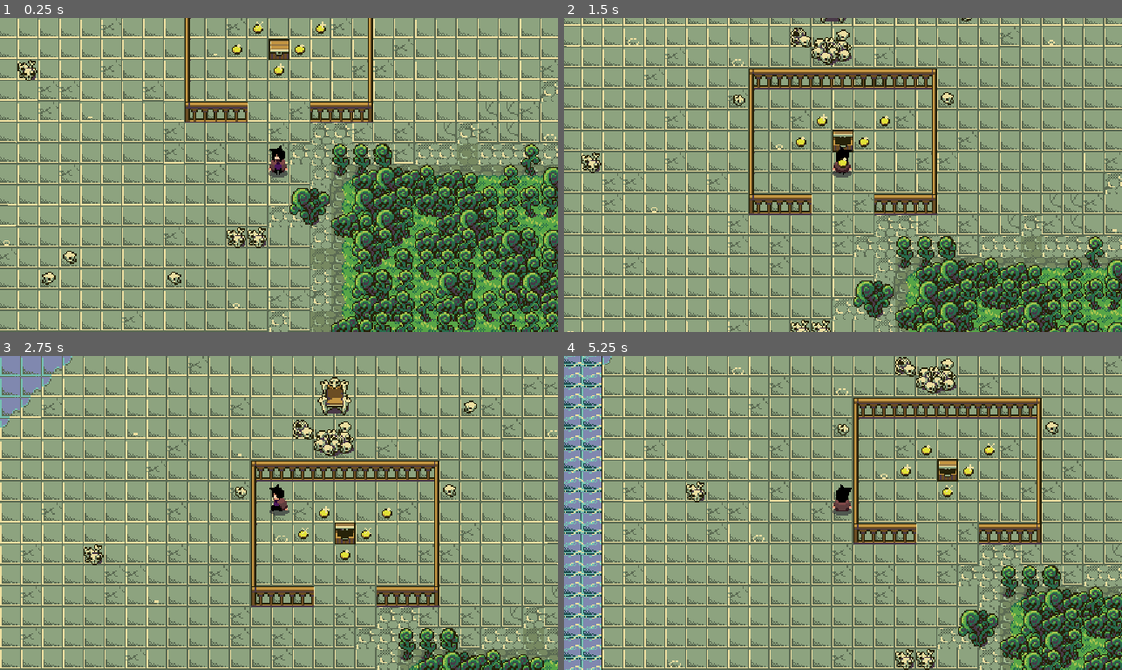
Above: before the commit, frames 1-4 (two rows, left to right).
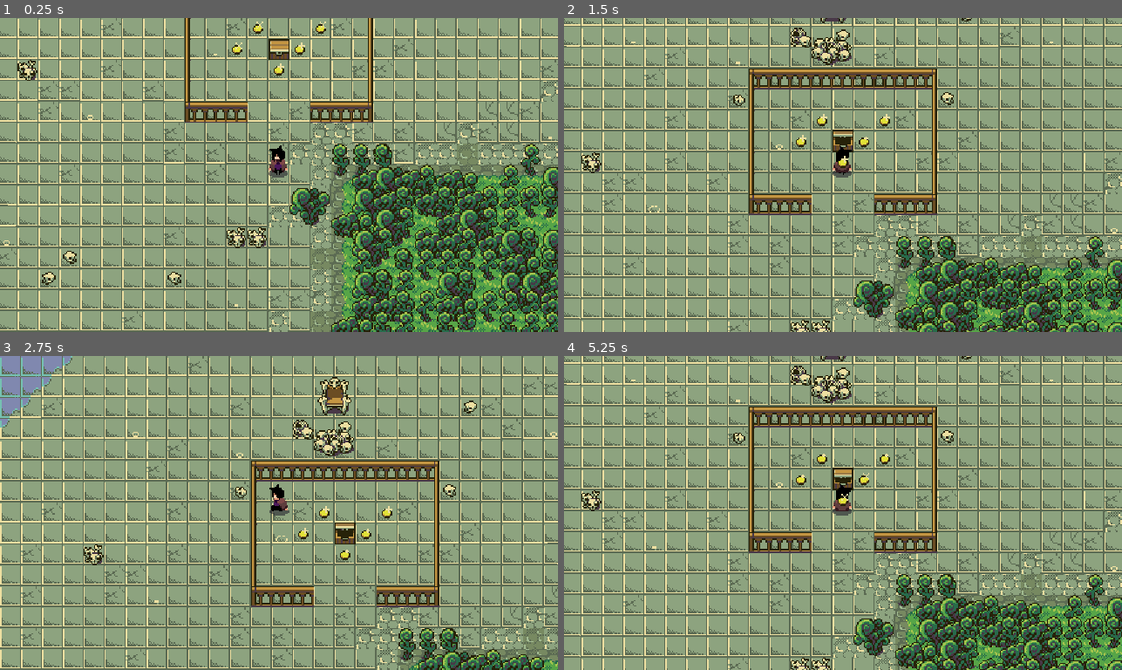
Above: after the commit, the same moments.

Repository: waleedlugod/moonmist-mountain
Game: Godot game, scene res://Scenes/main_level.tscn
Two runs of this game, one before a commit and one after it. Both use one fixed random seed, a clock stepped at 60 frames per second and the inputs below.
Inputs:
- Up to frame 1 (0.25 s): no input
- Up to frame 2 (1.5 s): hold W (up) from 0.53 s (still down)
- Up to frame 3 (2.75 s): release W (up) at 2.03 s; hold A (left) from 2.03 s (still down)
- Up to frame 4 (5.25 s): release A (left) at 3.53 s; hold S (down) 3.53-4.28 s; hold D (right) 4.28-5.03 s; hold W (up) from 5.03 s (still down)

The runs differ from the first frame. In frame 1, less than 0.1% of the frame differs, in the area x 15-100%, y 1-93%; in frame 2, 0.1%; in frame 3, less than 0.1%; in frame 4, 57%, in the area x 0-100%, y 0-100%.

Commit message:
Convert collision detection to use ray

Diff:
--- a/Characters/player.gd
+++ b/Characters/player.gd
@@ -29,9 +29,18 @@
 
 	# Get the colliding objects at the target position
 	var space_state = get_world_2d().direct_space_state
-	var query_target = PhysicsPointQueryParameters2D.new()
-	query_target.position = global_position + direction * TILE_SIZE
-	var collisions = space_state.intersect_point(query_target)
+	var global_target_position = global_position + direction * TILE_SIZE
+	var query = PhysicsRayQueryParameters2D.create(global_position, global_target_position)
+
+	var collisions = []
+	var collisions_exceptions = []
+	while true:
+		var collision = space_state.intersect_ray(query)
+		if not collision: break
+		collisions.append(collision)
+		collisions_exceptions.append(collision["rid"])
+		query.set_exclude(collisions_exceptions)
+
 
 	# Determine if player will slide, be blocked by wall, or can freely move
 	# Initial behavior (free movement)
@@ -47,19 +56,19 @@
 				is_walkable = true
 				is_sliding = true
 
-	if is_walkable: move(query_target.position)
+	if is_walkable: move(global_target_position)
 	else: animated_sprite.play("%s_idle" % facing_to_string())
 
 # Move player to target position
-func move(target_position: Vector2) -> void:
+func move(global_target_position: Vector2) -> void:
 	is_moving = true
 
 	# Tween to new position
 	var move_tween = create_tween()
 	move_tween.tween_property(
 		self,
-		"position",
-		target_position,
+		"global_position",
+		global_target_position,
 		SPEED
 		).set_trans(Tween.TRANS_LINEAR)
 	move_tween.tween_callback(func(): is_moving = false)
